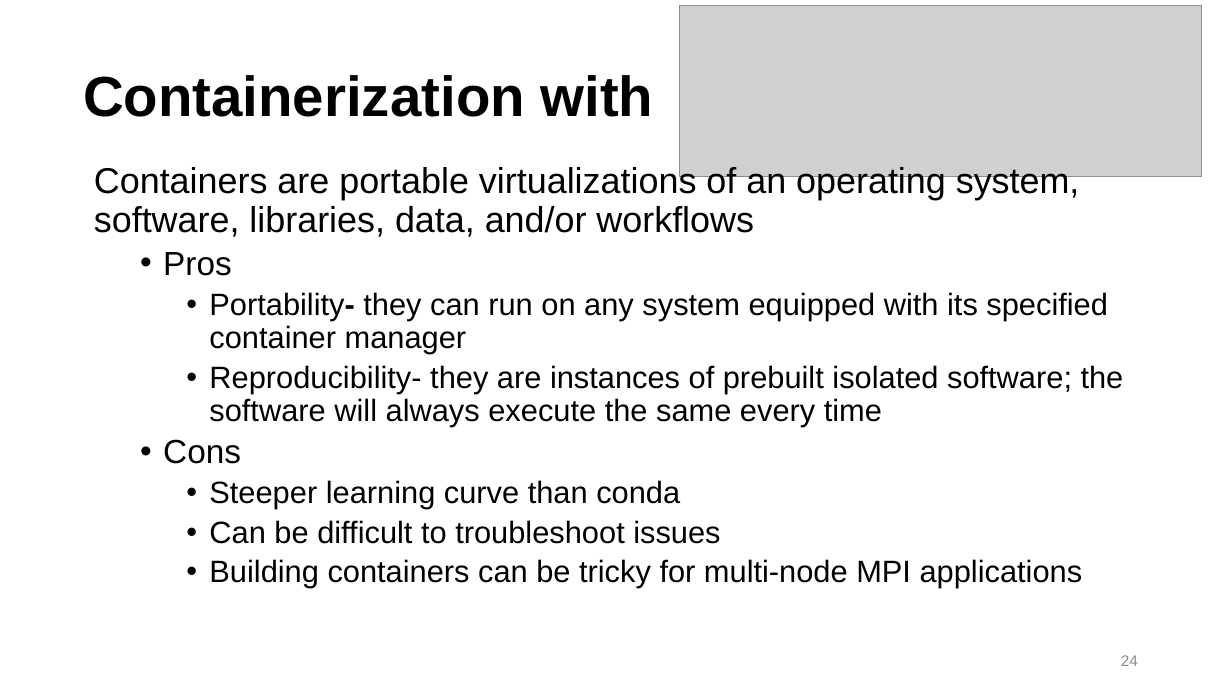
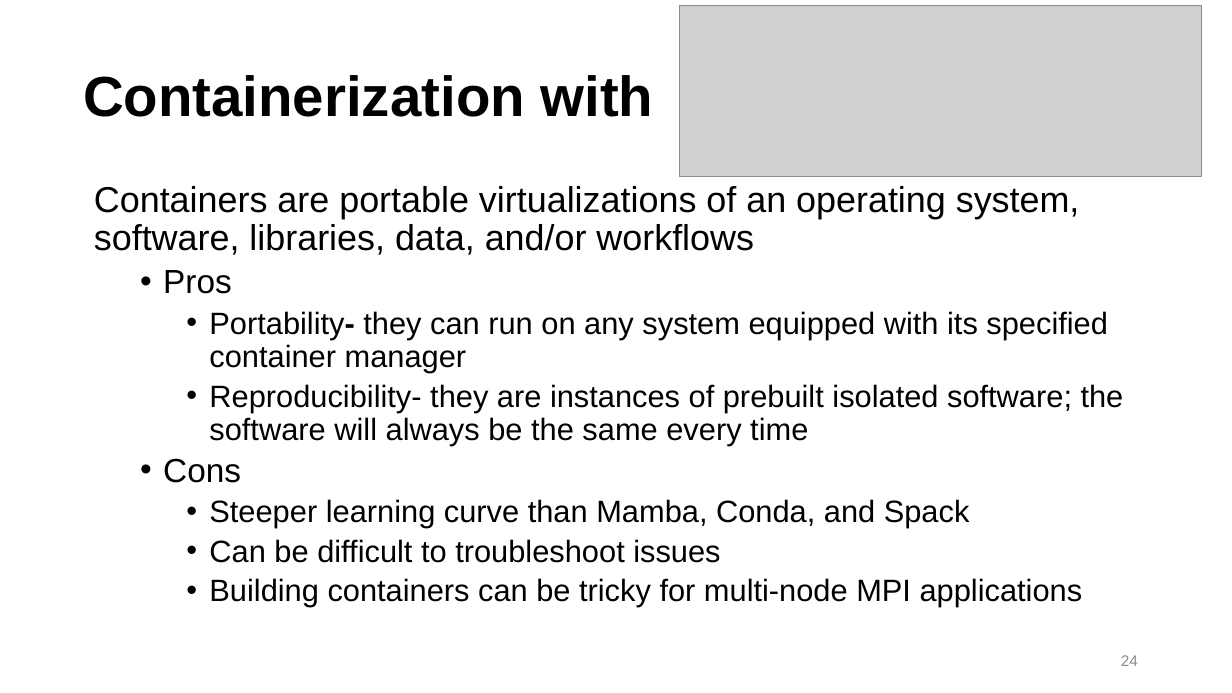
Before and after one commit to b-reyes/hpc_fundamentals_micro_credential, a slide deck: slide 24 of installing_software/installing_software.pptx. Drawn at 1232x693 pixels with LibreOffice and Linux fonts; fonts in the diff are those of the drawing; grey boxes stand for pictures; background and template pictures are left out. Boxes give left, top, right and bottom in pixels: in the first picture for what was removed or moved away, otherwise in the second. Text is boxed around its words. In the diff, an @@ line names an element or a change of style, - is before the commit and + after.

Commit message:
move description of a virtual environment to the beginning of the mamba section, go through Spack and Apptainer slides and clean up things (make them reflect the current state of the system), update EXERCUSES.md

```diff
--- a/installing_software/installing_software.pptx
+++ b/installing_software/installing_software.pptx
@@ text "Containers are portable virtualizations of ...": place and size @@
-text "Containers are portable virtualizations of ..." at <box>94,165,1124,588</box>
+text "Containers are portable virtualizations of ..." at <box>94,186,1124,607</box>
@@ text at <box>209,384,1124,445</box>: text changed @@
-    • Reproducibility- they are instances of prebuilt isolated software; the software will always execute the same every time
+    • Reproducibility- they are instances of prebuilt isolated software; the software will always be the same every time
@@ text at <box>209,499,970,527</box>: text changed @@
-    • Steeper learning curve than conda
+    • Steeper learning curve than Mamba, Conda, and Spack
```
Also in this commit, not shown: 10 other slides changed, 2 other files.
